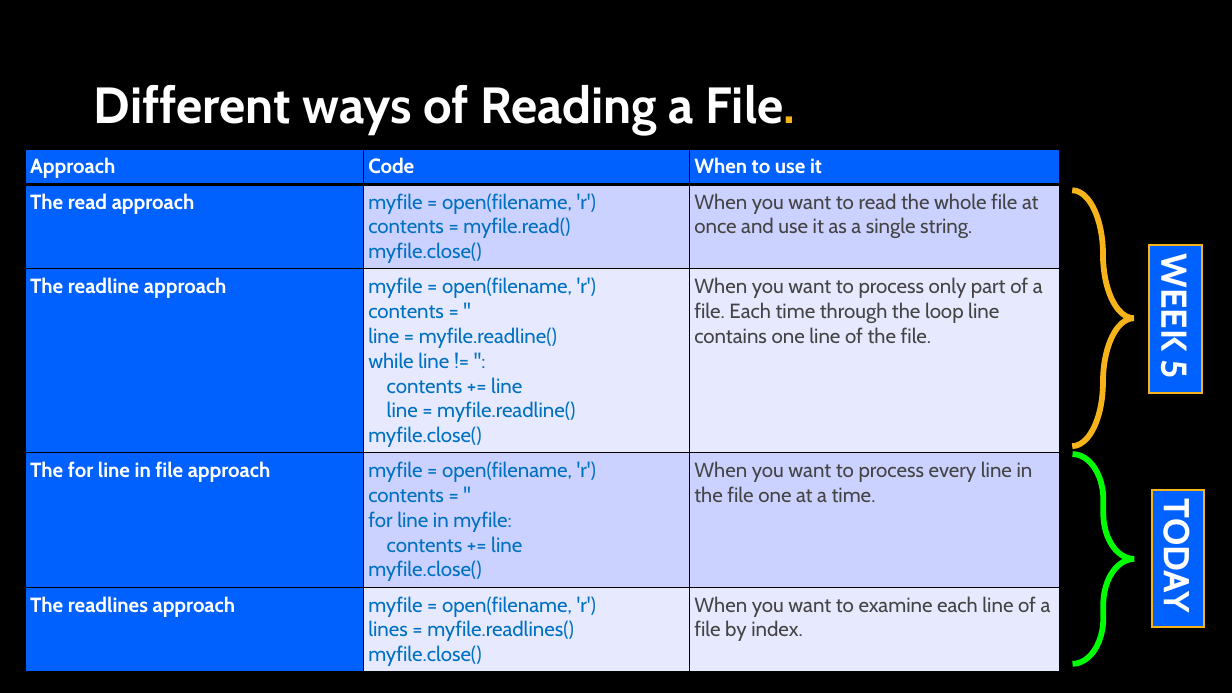
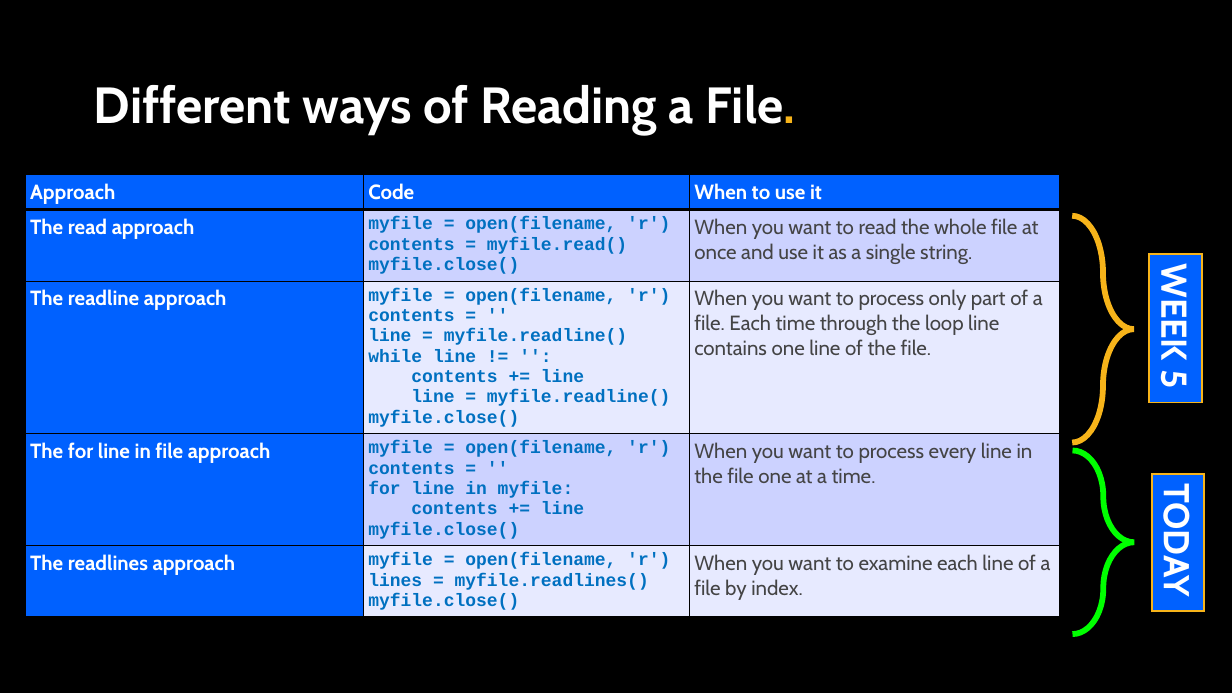
Before and after one commit to APS106/APS106-winter-2026-goodfellow-sutton, a slide deck: slide 6 of lectures/week11/lecture2/slides/week11_lecture2.pptx. Drawn at 1232x693 pixels with LibreOffice and Linux fonts; fonts in the diff are those of the drawing; background and template pictures are left out. Boxes give left, top, right and bottom in pixels: in the first picture for what was removed or moved away, otherwise in the second. Text is boxed around its words. In the diff, an @@ line names an element or a change of style, - is before the commit and + after.

```diff
--- a/lectures/week11/lecture2/slides/week11_lecture2.pptx
+++ b/lectures/week11/lecture2/slides/week11_lecture2.pptx
@@ table at (x1=25, y1=175, x2=1060, y2=639) @@
@@ size 16 to 14 pt, font Cabin to Courier New, bold on in "myfile = open(filename, 'r')", "contents = myfile.read()", "myfile.close()", "myfile = open(filename, 'r')" and 10 more places @@
@@ table resized from (x1=25, y1=149, x2=1060, y2=670) to (x1=25, y1=175, x2=1060, y2=639) @@
@@ right brace resized from (x1=1072, y1=190, x2=1134, y2=446) to (x1=1072, y1=216, x2=1134, y2=443) @@
@@ rectangle "WEEK 5" moved from (x1=1149, y1=244, x2=1202, y2=392) to (x1=1149, y1=255, x2=1202, y2=403) @@
@@ right brace resized from (x1=1073, y1=454, x2=1135, y2=664) to (x1=1073, y1=451, x2=1135, y2=635) @@
@@ rectangle "TODAY" moved from (x1=1152, y1=490, x2=1205, y2=627) to (x1=1152, y1=475, x2=1205, y2=611) @@
```
Also in this commit, not shown: 4 other slides changed, 8 other files.
